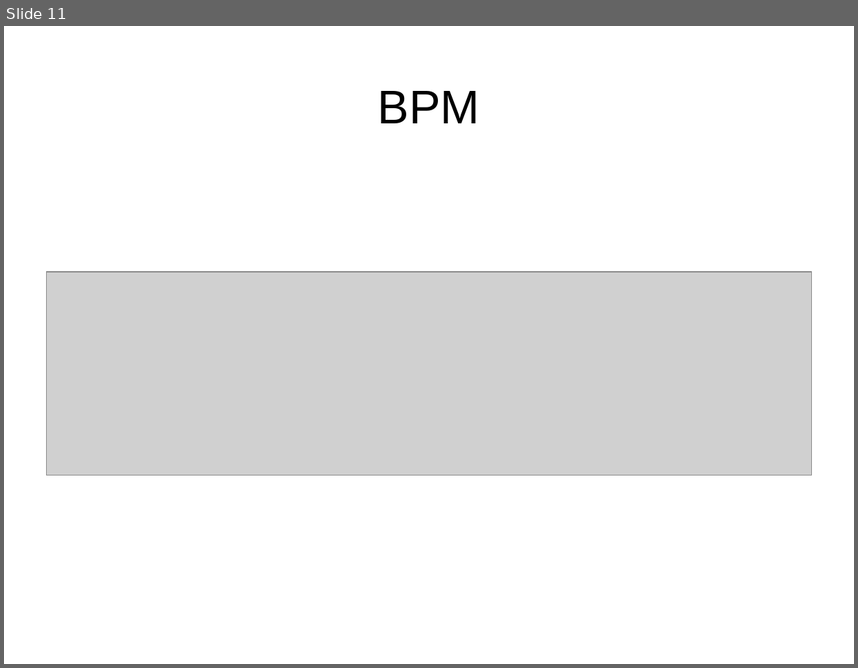
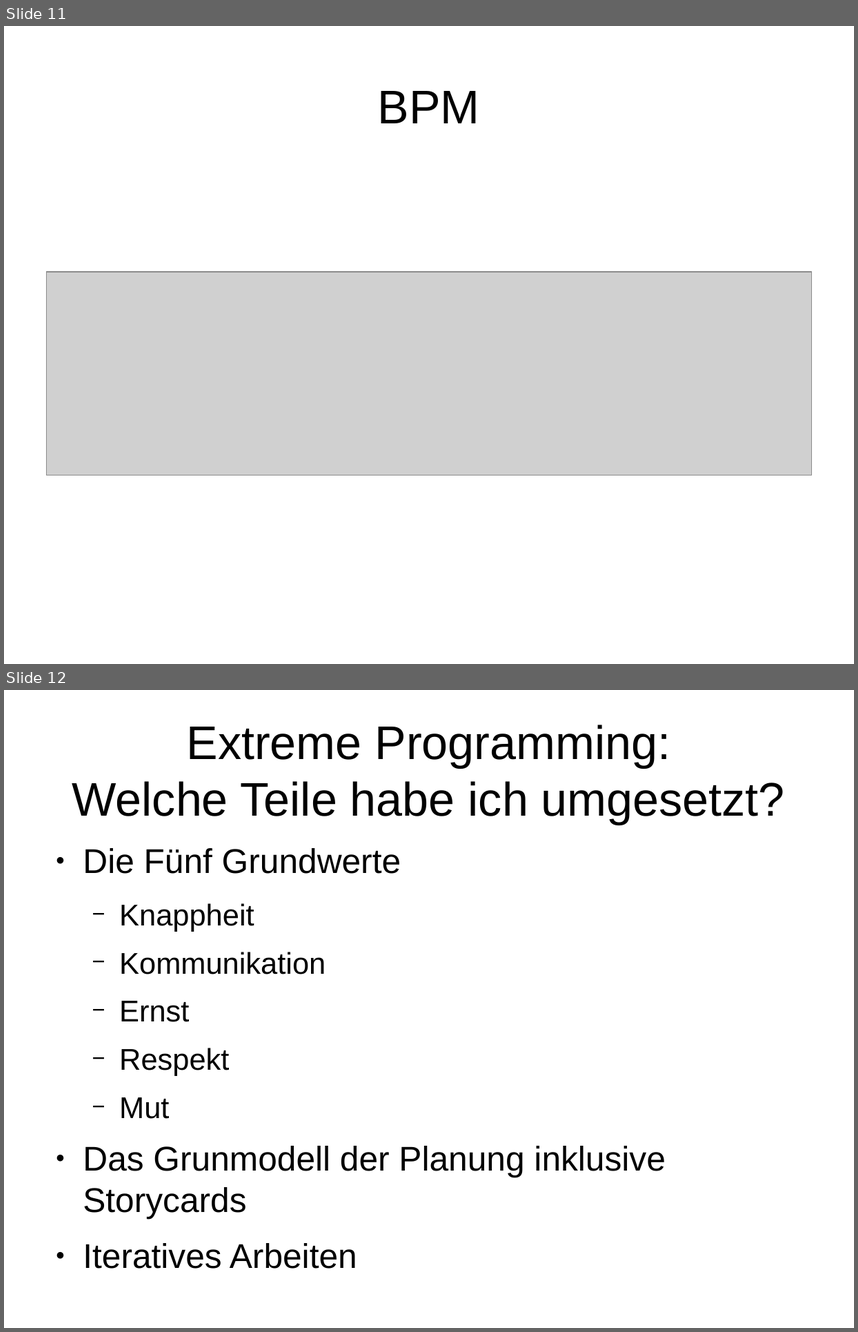
Before and after one commit to dawgermany/praesi-w-sem, a slide deck: Präsentation.odp. Shown one above the other, each under a label of ours: slide 11 before the commit, slides 11 and 12 after it. The pictures are 858x668 and 858x1332 pixels, drawn with LibreOffice and Linux fonts; fonts in the diff are those of the drawing; grey boxes stand for pictures. Boxes give left, top, right and bottom in pixels: in the first picture for what was removed or moved away, otherwise in the second. Text is boxed around its words. In the diff, an @@ line names an element or a change of style, - is before the commit and + after.

```diff
--- a/Präsentation.odp
+++ b/Präsentation.odp
@@ slide 12 added at [4,690,854,1328], background #FFFFFF @@
@@ title added at [72,724,785,824], 44 pt, text #000000 @@
+Extreme Programming:
+Welche Teile habe ich umgesetzt?
@@ text added at [83,848,665,1268], 32 pt, text #000000 @@
+● Die Fünf Grundwerte
+  − Knappheit
+  − Kommunikation
+  − Ernst
+  − Respekt
+  − Mut
+● Das Grunmodell der Planung inklusive Storycards
+● Iteratives Arbeiten
```
Also in this commit, not shown: 2 slides changed, 1 other slide added, 1 slide removed, 1 other file.
